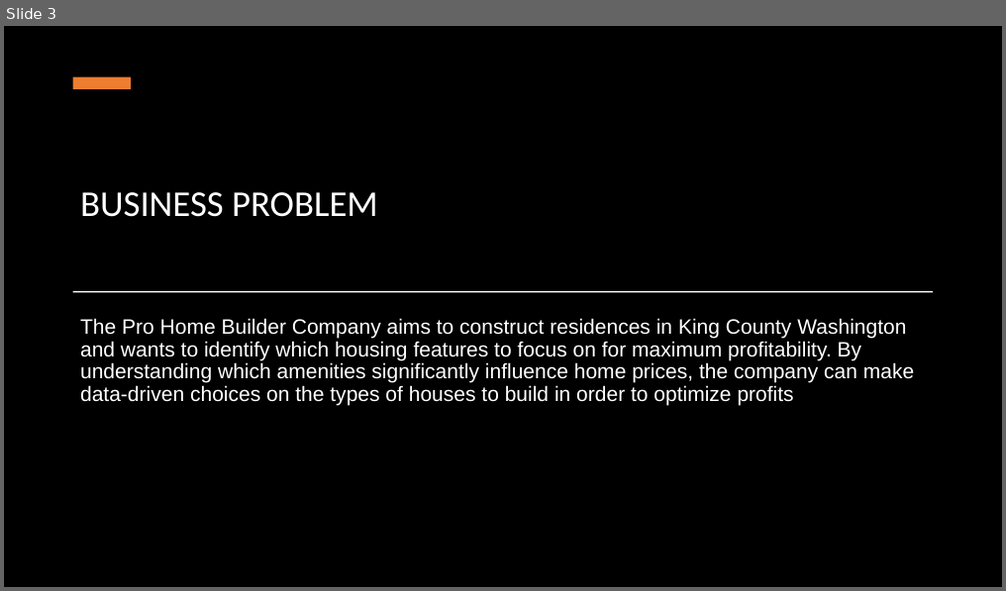
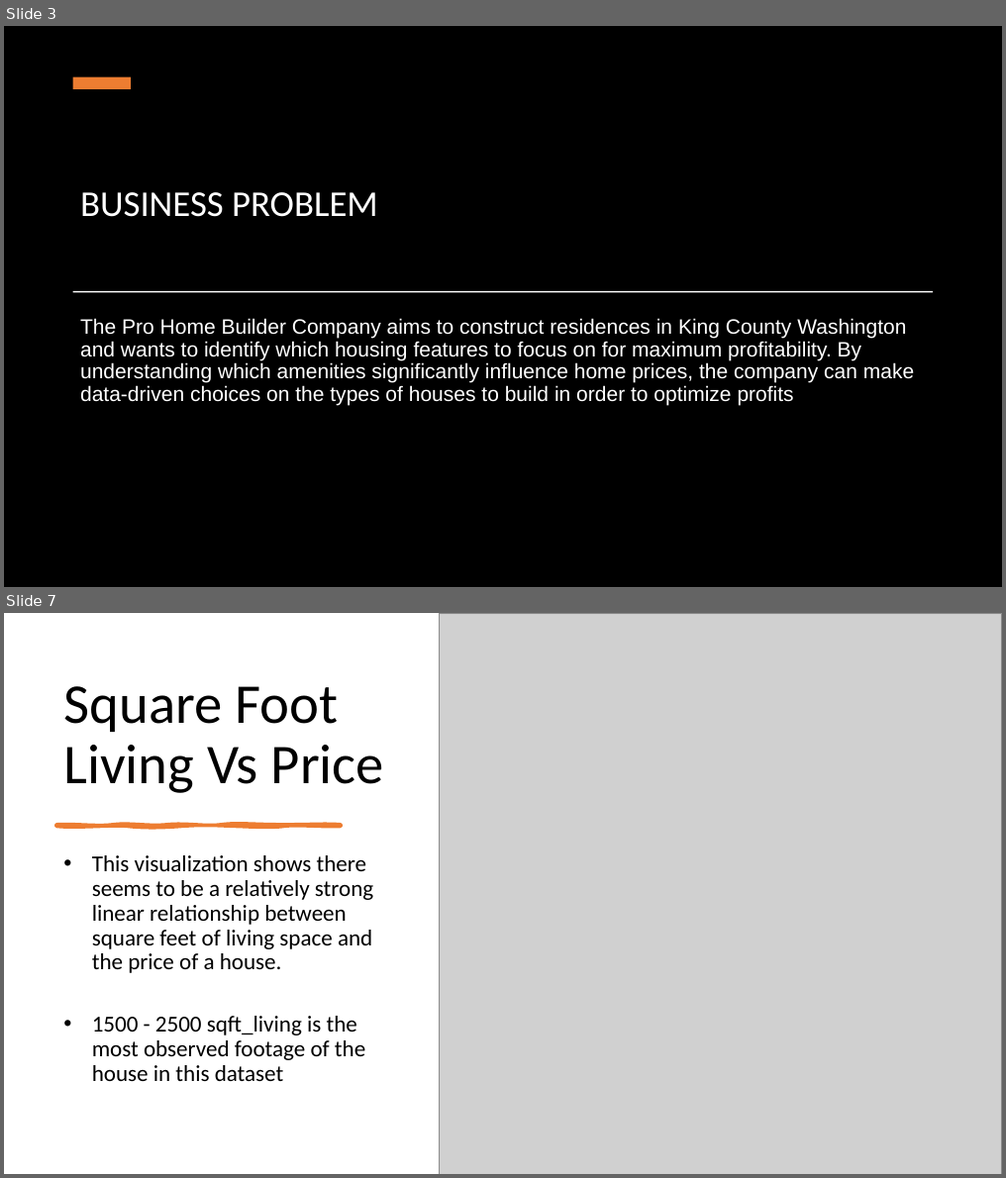
Before and after one commit to Sdec30/Phase2_ProjectDAT7_KCHouseData_SB, a slide deck: Phase2_ProjectDAT7_KCHouseData_SB.pptx. Shown one above the other, each under a label of ours: slide 3 before the commit, slides 3 and 7 after it; the slides between them are not shown. The pictures are 1006x591 and 1006x1178 pixels, drawn with LibreOffice and Linux fonts; fonts in the diff are those of the drawing; grey boxes stand for pictures; background and template pictures are left out; a plain dark background stands for a picture behind light text. Boxes give left, top, right and bottom in pixels: in the first picture for what was removed or moved away, otherwise in the second. Text is boxed around its words. In the diff, an @@ line names an element or a change of style, - is before the commit and + after.

```diff
--- a/Phase2_ProjectDAT7_KCHouseData_SB.pptx
+++ b/Phase2_ProjectDAT7_KCHouseData_SB.pptx
@@ slide 7 added at [4,613,1002,1174], background #FFFFFF @@
@@ picture added at [439,613,1002,1174] @@
@@ title added at [63,686,384,793], 54 pt, text #000000 @@
+Square Foot Living Vs Price
@@ freeform shape added at [56,825,341,827], fill #ED7D31, outline #ED7D31 3.5 pt @@
@@ text added at [92,856,373,1081], 22 pt, text #000000 @@
+• This visualization shows there seems to be a relatively strong linear relationship between square feet of living space and the price of a house.
+• 1500 - 2500 sqft_living is the most observed footage of the house in this dataset
```
Also in this commit, not shown: 2 slides changed, 6 other slides added, 2 other files.
